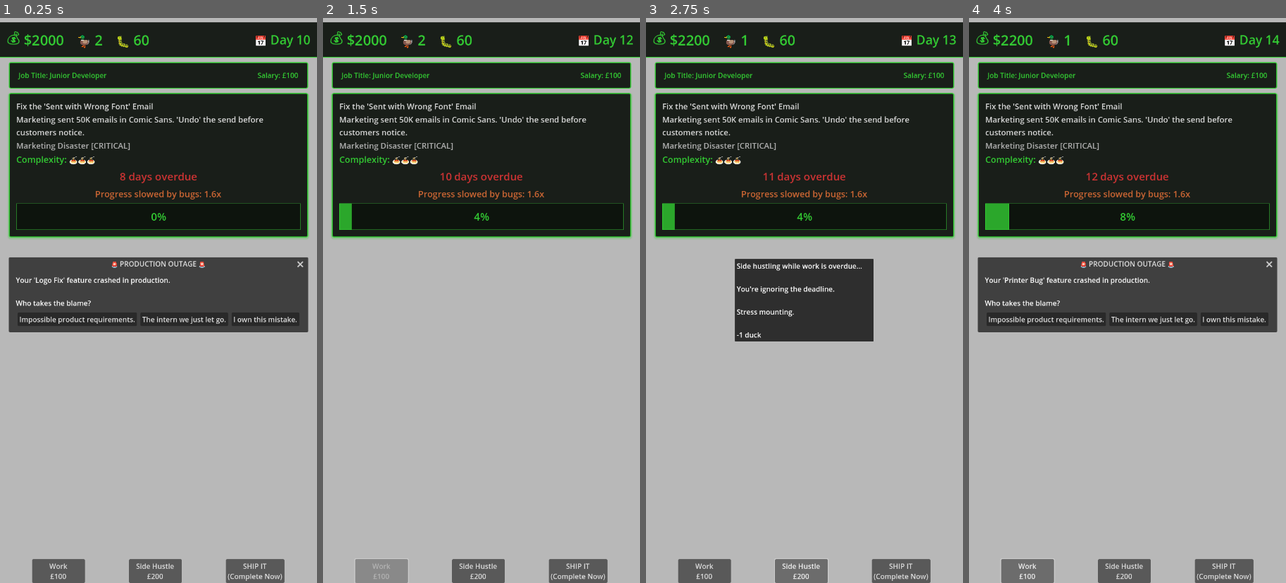
Above: before the commit, frames 1-4 (left to right).
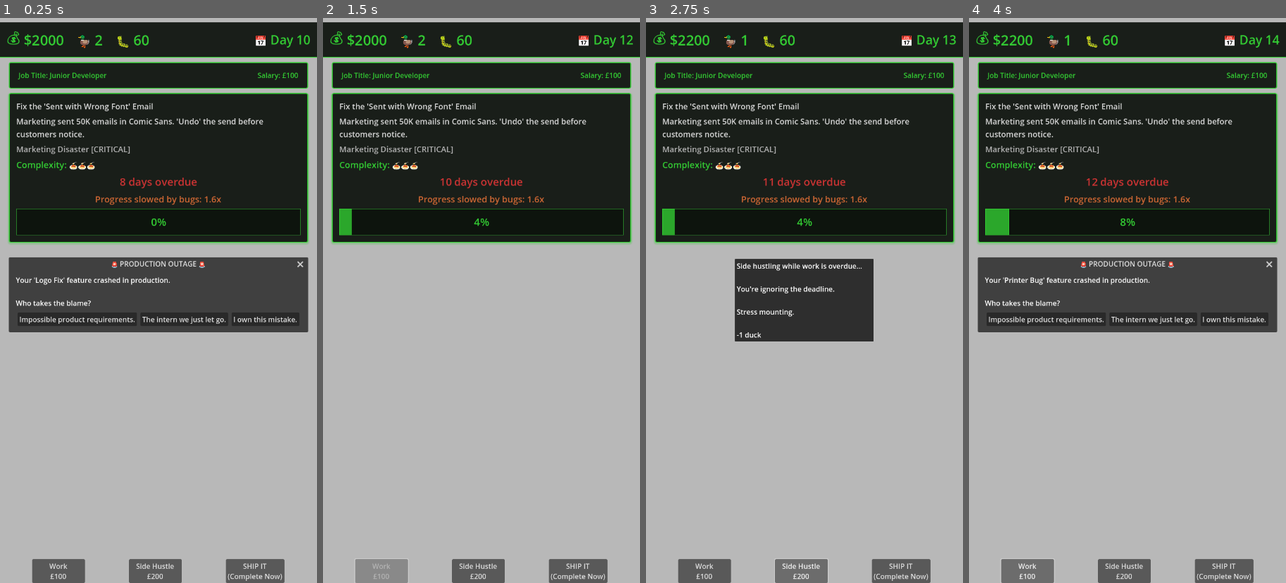
Above: after the commit, the same moments.

Repository: lmchoi/alt-f-this
Game: Godot game, scene res://scenes/game_ui.tscn
Two runs of this game, one before a commit and one after it. Both use one fixed random seed, a clock stepped at 60 frames per second and the inputs below.
Inputs:
- Up to frame 1 (0.25 s): no input
- Up to frame 2 (1.5 s): click "The intern we just let go." at 0.5 s; click "Work £100" at 1.25 s
- Up to frame 3 (2.75 s): click "Side Hustle £200" at 2 s
- Up to frame 4 (4 s): click "SHIP IT (Complete Now)" at 2.75 s; click "Work £100" at 3.5 s

The runs differ from the first frame. In frame 1, 3.7% of the frame differs, in the area x 2-98%, y 17-40%; in frame 2, 3.8%; in frame 3, 3.8%; in frame 4, 3.9%.

Commit message:
Simplify container hierarchy by removing unnecessary nested containers
🤖 Generated with [Claude Code](https://claude.com/claude-code)

Co-Authored-By: Claude <noreply@anthropic.com>

Diff:
--- a/scenes/task_panel.tscn
+++ b/scenes/task_panel.tscn
@@ -48,42 +48,31 @@
 layout_mode = 2
 theme_override_constants/separation = 8
 
-[node name="TaskHeaderContainer" type="HBoxContainer" parent="MarginContainer/MainContainer"]
-custom_minimum_size = Vector2(0, 40)
-layout_direction = 2
-layout_mode = 2
-size_flags_vertical = 2
-
-[node name="TaskInfoContainer" type="VBoxContainer" parent="MarginContainer/MainContainer/TaskHeaderContainer"]
-layout_mode = 2
-size_flags_horizontal = 3
-theme_override_constants/separation = 4
-
-[node name="TaskLabel" type="Label" parent="MarginContainer/MainContainer/TaskHeaderContainer/TaskInfoContainer"]
+[node name="TaskLabel" type="Label" parent="MarginContainer/MainContainer"]
 unique_name_in_owner = true
 layout_mode = 2
 size_flags_horizontal = 3
 text = "Fix CEO's PowerPoint"
 autowrap_mode = 3
 
-[node name="DescriptionLabel" type="Label" parent="MarginContainer/MainContainer/TaskHeaderContainer/TaskInfoContainer"]
+[node name="DescriptionLabel" type="Label" parent="MarginContainer/MainContainer"]
 unique_name_in_owner = true
 layout_mode = 2
 size_flags_horizontal = 3
 text = "Description goes here"
 autowrap_mode = 3
 
-[node name="FlavorLabel" type="Label" parent="MarginContainer/MainContainer/TaskHeaderContainer/TaskInfoContainer"]
+[node name="FlavorLabel" type="Label" parent="MarginContainer/MainContainer"]
 unique_name_in_owner = true
 layout_mode = 2
 text = "Design Hell"
 
-[node name="CategoryLabel" type="Label" parent="MarginContainer/MainContainer/TaskHeaderContainer/TaskInfoContainer"]
+[node name="CategoryLabel" type="Label" parent="MarginContainer/MainContainer"]
 unique_name_in_owner = true
 layout_mode = 2
 text = "[OPTICS]"
 
-[node name="ComplexityLabel" type="Label" parent="MarginContainer/MainContainer/TaskHeaderContainer/TaskInfoContainer"]
+[node name="ComplexityLabel" type="Label" parent="MarginContainer/MainContainer"]
 unique_name_in_owner = true
 layout_mode = 2
 text = "Complexity: 🍝"
